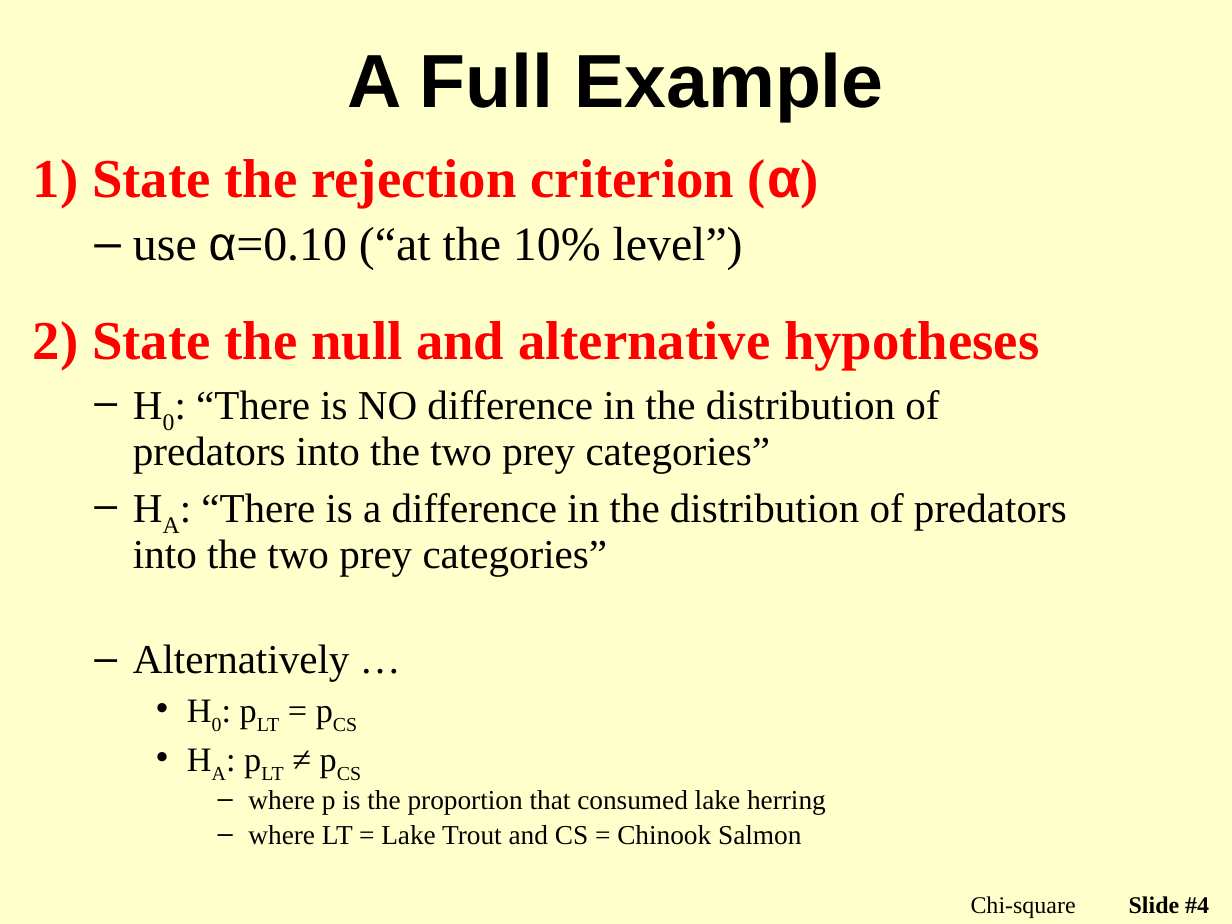
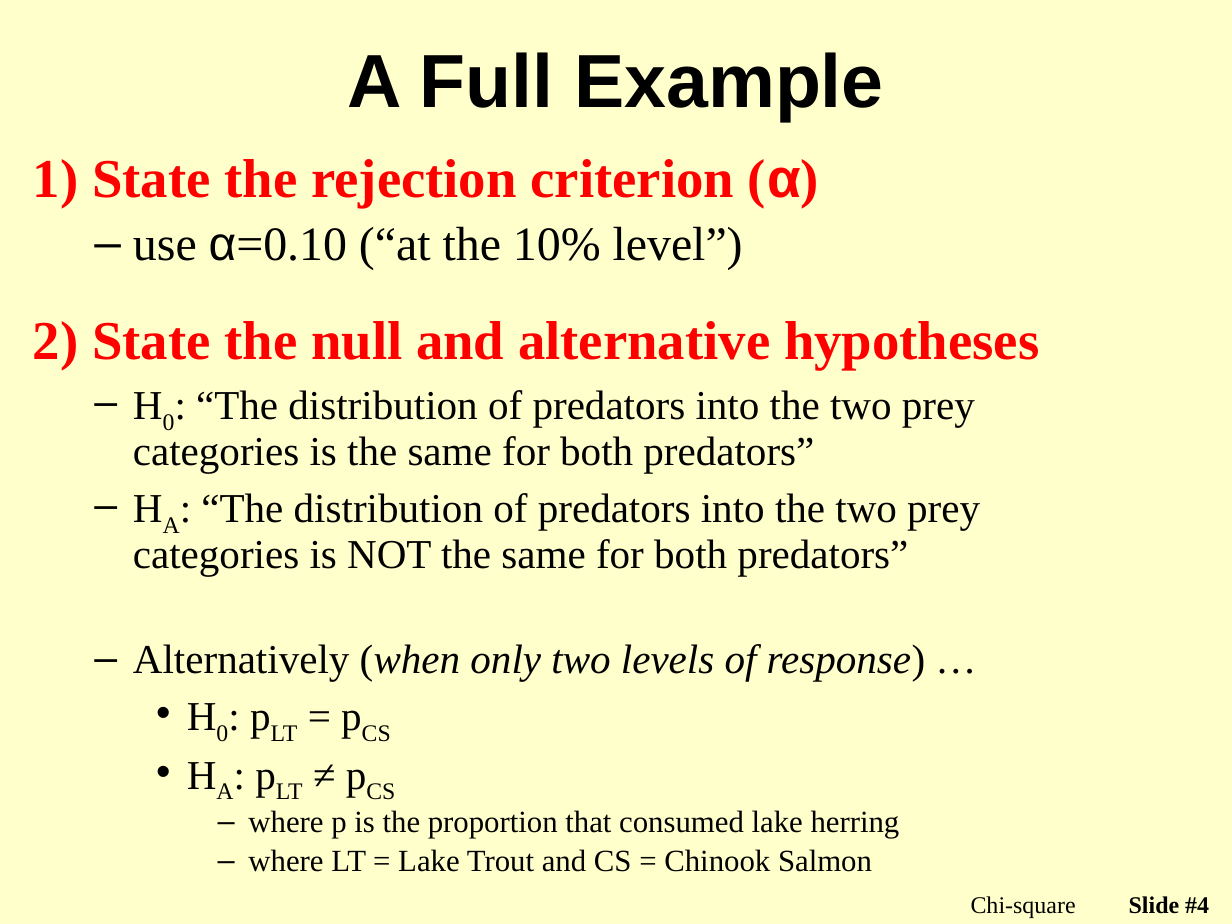
Before and after one commit to droglenc/NCMTH107, a slide deck: slide 4 of modules/PPT/ChiSquare_PPT2.pptx. Drawn at 1232x924 pixels with LibreOffice and Linux fonts; fonts in the diff are those of the drawing; background and template pictures are left out. Boxes give left, top, right and bottom in pixels: in the first picture for what was removed or moved away, otherwise in the second. Text is boxed around its words. In the diff, an @@ line names an element or a change of style, - is before the commit and + after.

```diff
--- a/modules/PPT/ChiSquare_PPT2.pptx
+++ b/modules/PPT/ChiSquare_PPT2.pptx
@@ text at [133,390,980,681]: text changed @@
-  – H0: “There is NO difference in the distribution of predators into the two prey categories”
-  – HA: “There is a difference in the distribution of predators into the two prey categories”
-  – Alternatively …
+  – H0: “The distribution of predators into the two prey categories is the same for both predators”
+  – HA: “The distribution of predators into the two prey categories is NOT the same for both predators”
+  – Alternatively (when only two levels of response) …
@@ text at [248,810,900,872]: size 20 to 24 pt in "H0: pLT = pCS", "HA: pLT ≠ pCS"; size 16 to 18 pt in "where p is the proportion that consumed ...", "where LT = Lake Trout and CS ..." @@
```
Also in this commit, not shown: 4 other slides changed, 1 other file.
